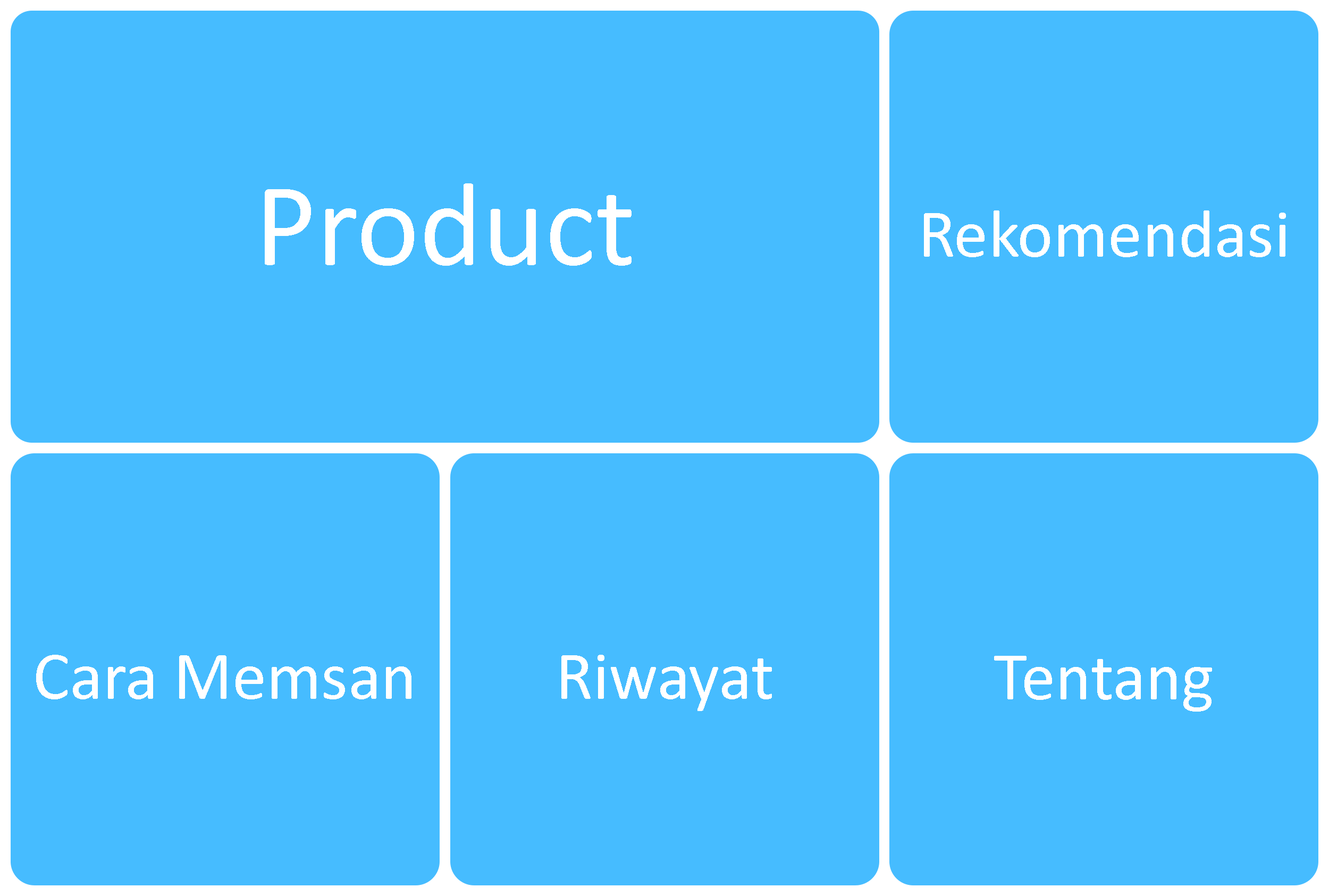
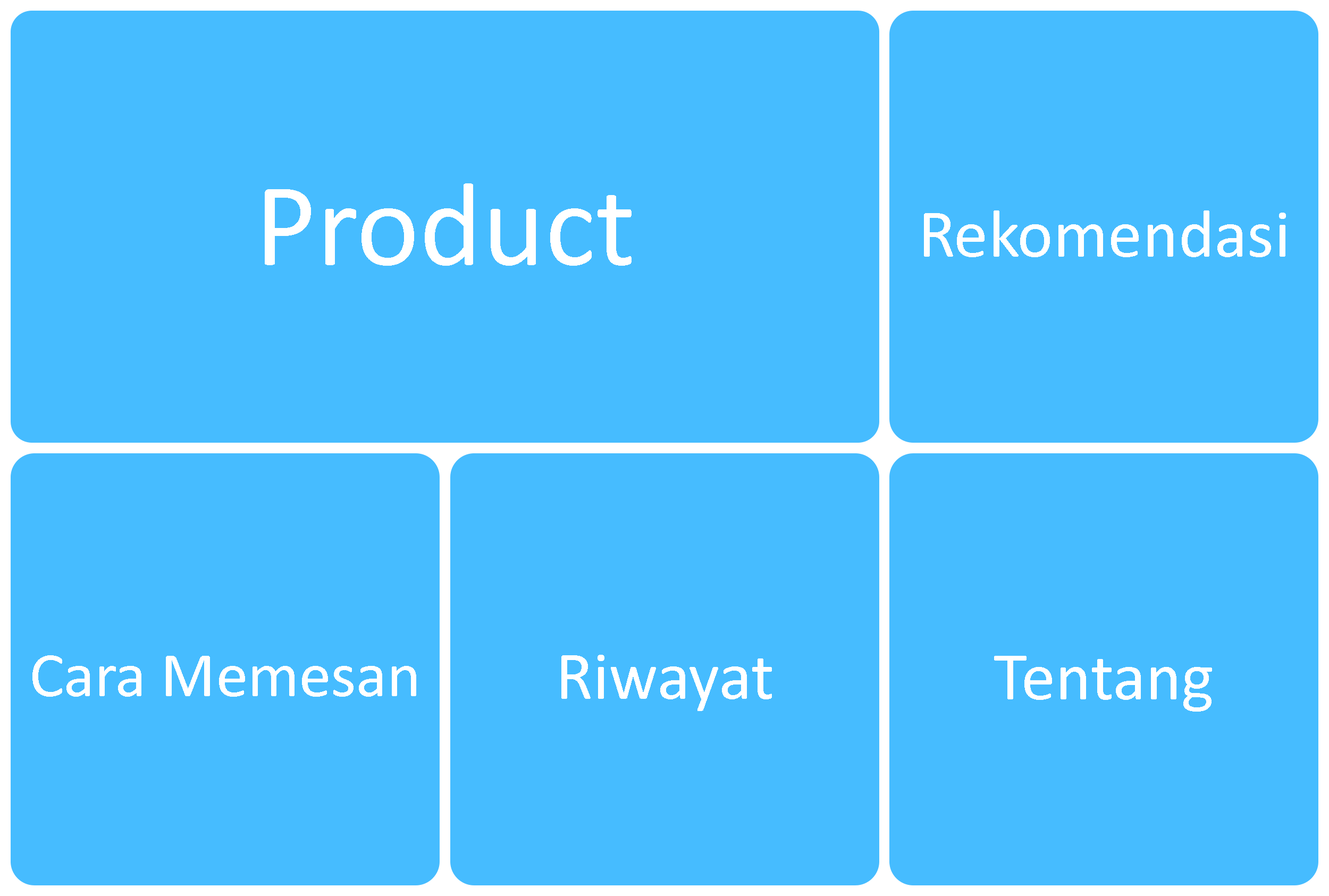
Layers edited between the first and the second 1329 x 896 image:
renamed "Cara Memsan" to "Cara Memesan", painted on it over [32, 654, 417, 700]
